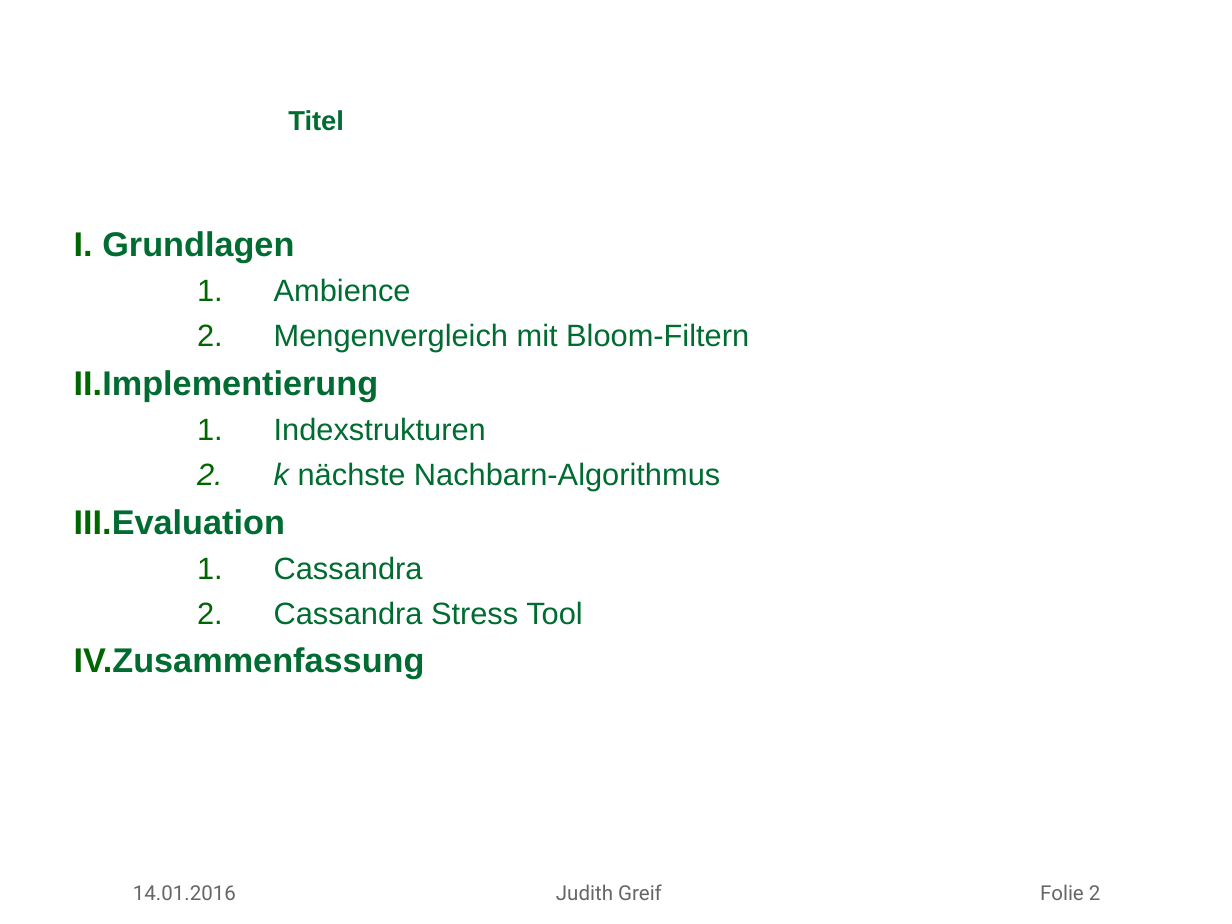
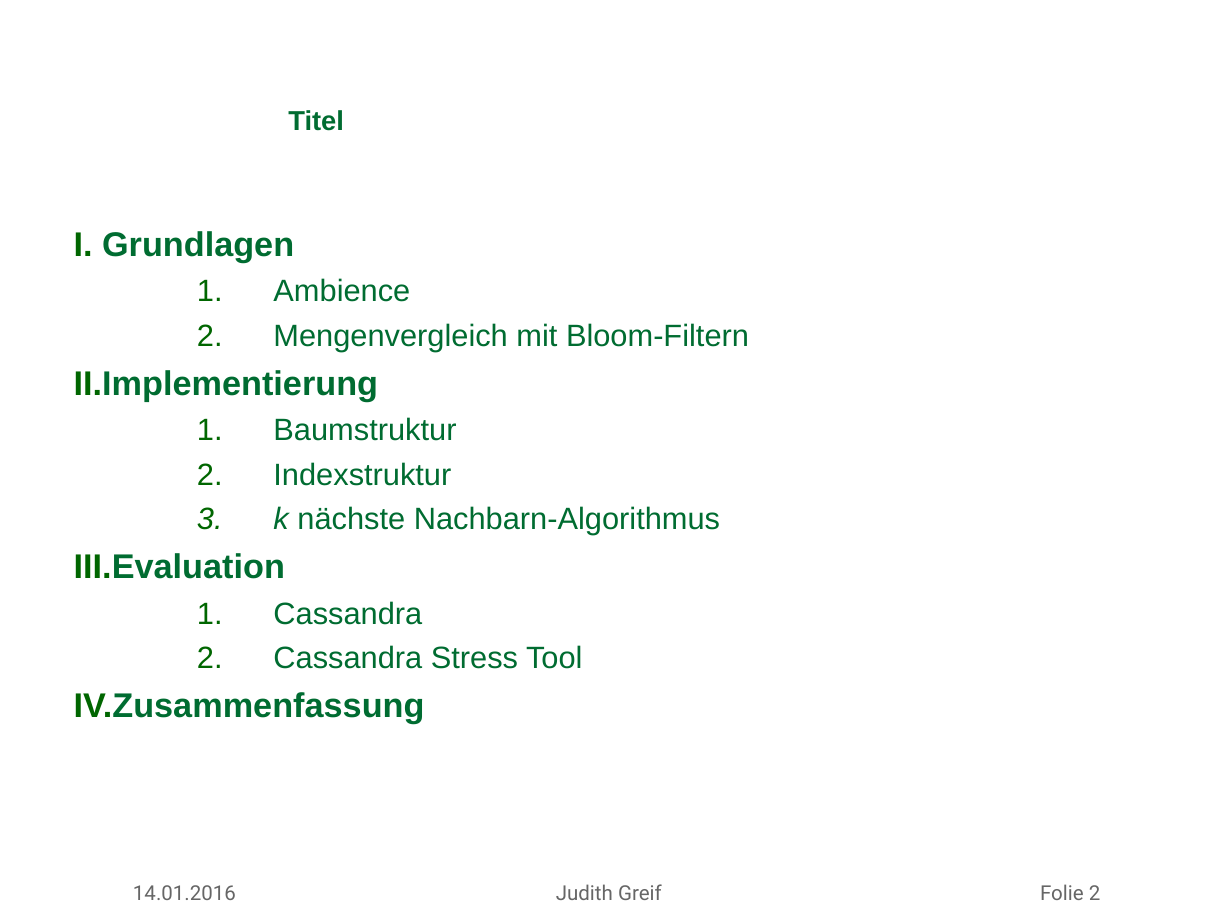
Before and after one commit to missgreenwood/masterarbeit, a slide deck: slide 2 of mdsg_latex_10062012/slides/antrittsvortrag_greif.ppt. Drawn at 1232x924 pixels with LibreOffice and Linux fonts; fonts in the diff are those of the drawing; background and template pictures are left out. Boxes give left, top, right and bottom in pixels: in the first picture for what was removed or moved away, otherwise in the second. Text is boxed around its words. In the diff, an @@ line names an element or a change of style, - is before the commit and + after.

```diff
--- a/mdsg_latex_10062012/slides/antrittsvortrag_greif.ppt
+++ b/mdsg_latex_10062012/slides/antrittsvortrag_greif.ppt
@@ text at (273,417,456,486): text changed @@
-  1. Indexstrukturen
+  1. Baumstruktur
+  2. Indexstruktur
```
Also in this commit, not shown: 2 other slides changed, 1 slide added, 3 other files.
